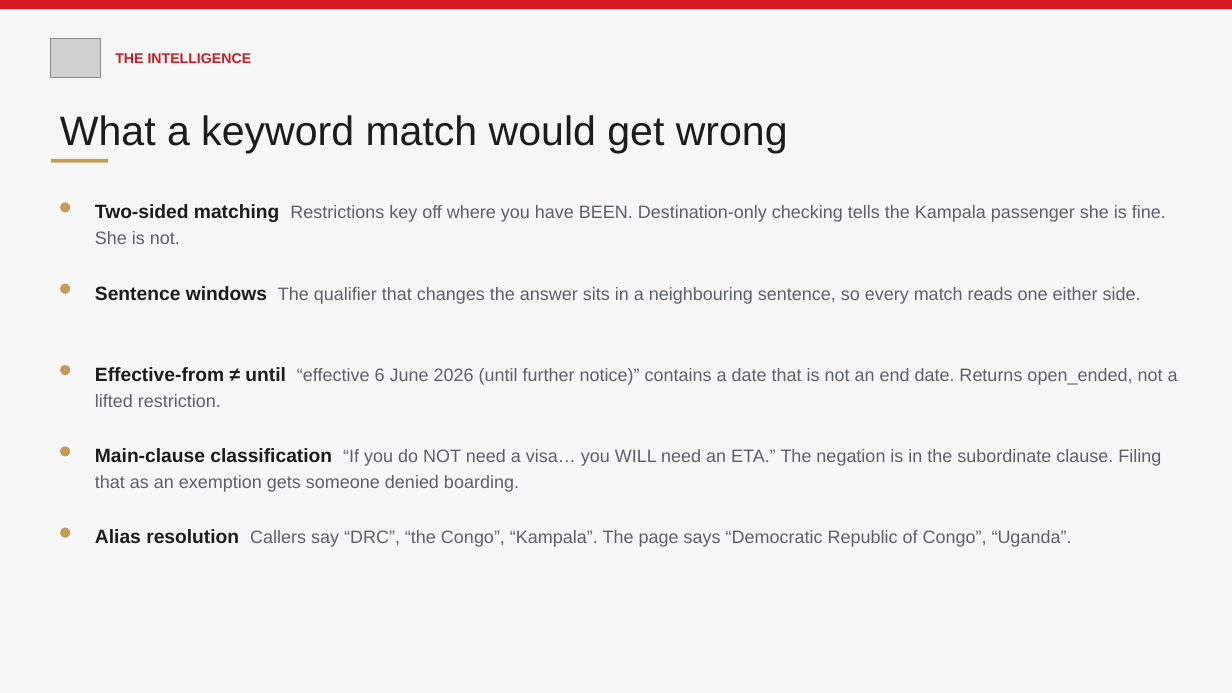
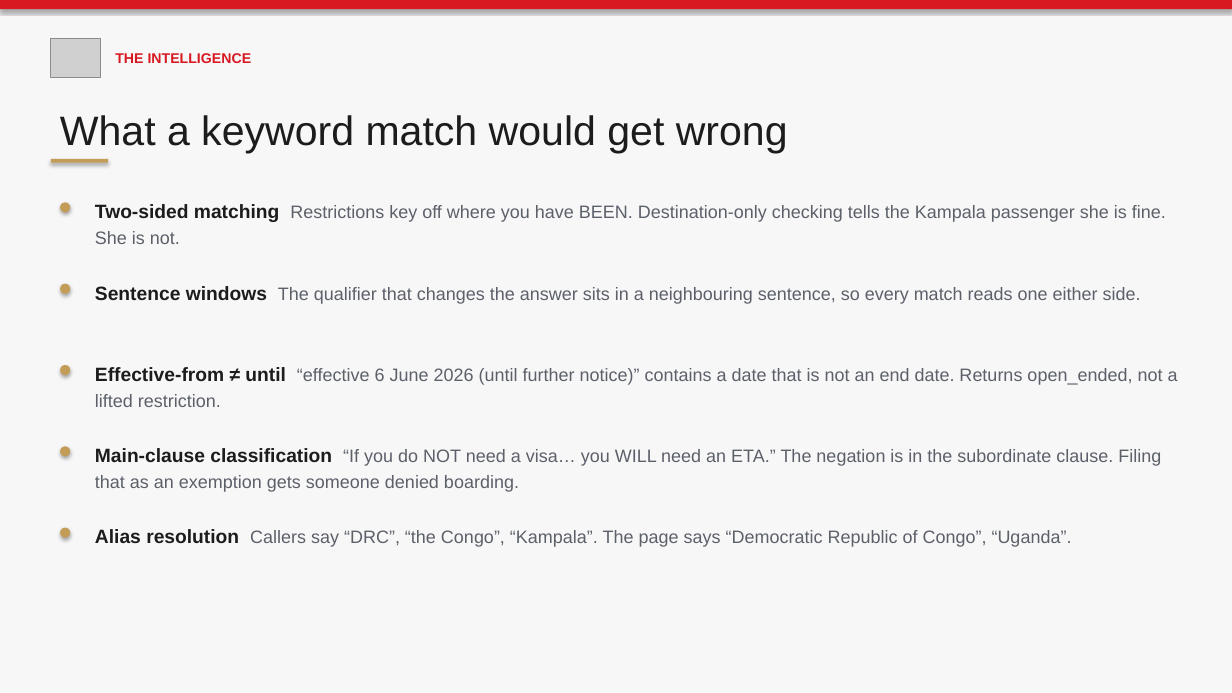
Before and after one commit to sirajtechy/Airlines-Voice-Agent, a slide deck: slide 6 of docs/RAAHI-loom-deck.pptx. Drawn at 1232x693 pixels with LibreOffice and Linux fonts; fonts in the diff are those of the drawing; grey boxes stand for pictures. Boxes give left, top, right and bottom in pixels: in the first picture for what was removed or moved away, otherwise in the second. Text is boxed around its words. In the diff, an @@ line names an element or a change of style, - is before the commit and + after.

```diff
--- a/docs/RAAHI-loom-deck.pptx
+++ b/docs/RAAHI-loom-deck.pptx
@@ shadow on in 8 elements at (0,0,1232,693), (0,0,1232,9), (51,159,108,163), (60,202,70,213), (60,284,70,294), (60,365,70,375), (60,446,70,457), (60,528,70,538) @@
```
Also in this commit, not shown: 11 other slides changed, 5 other files.
